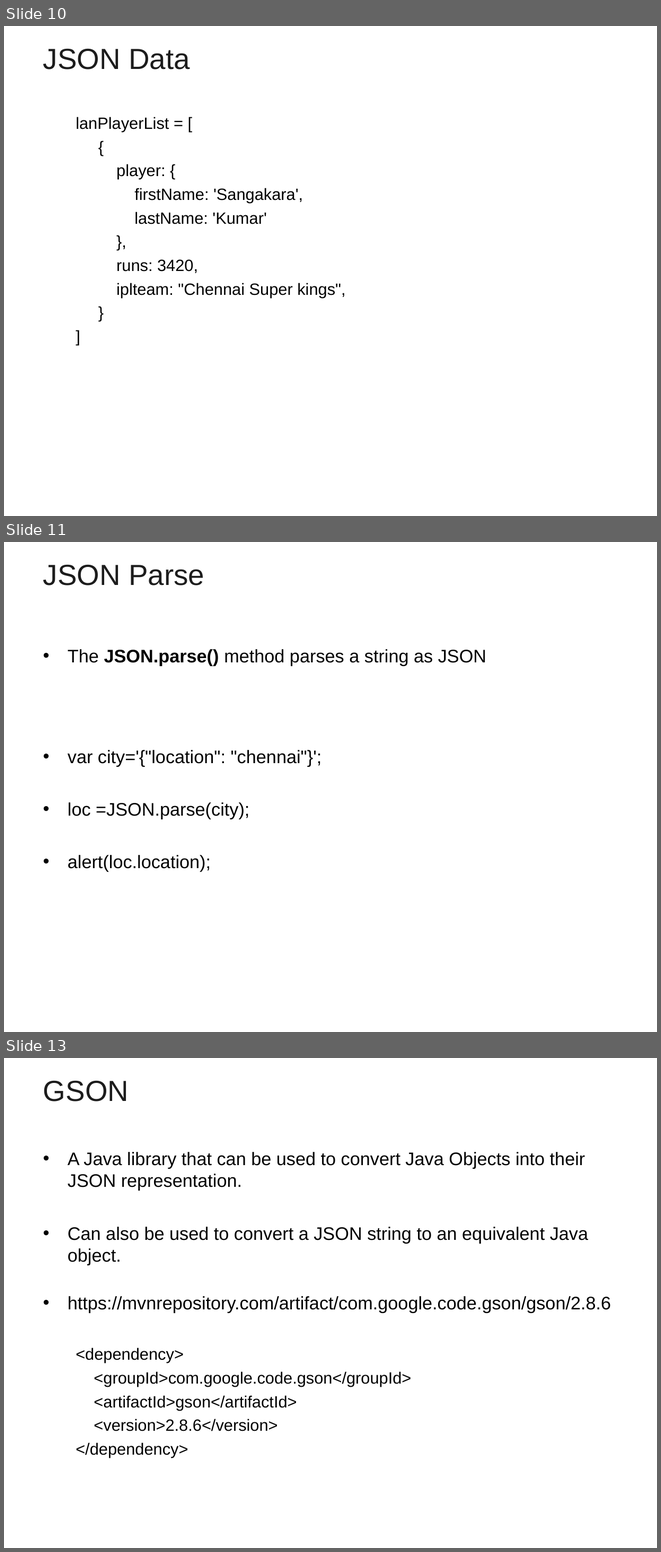
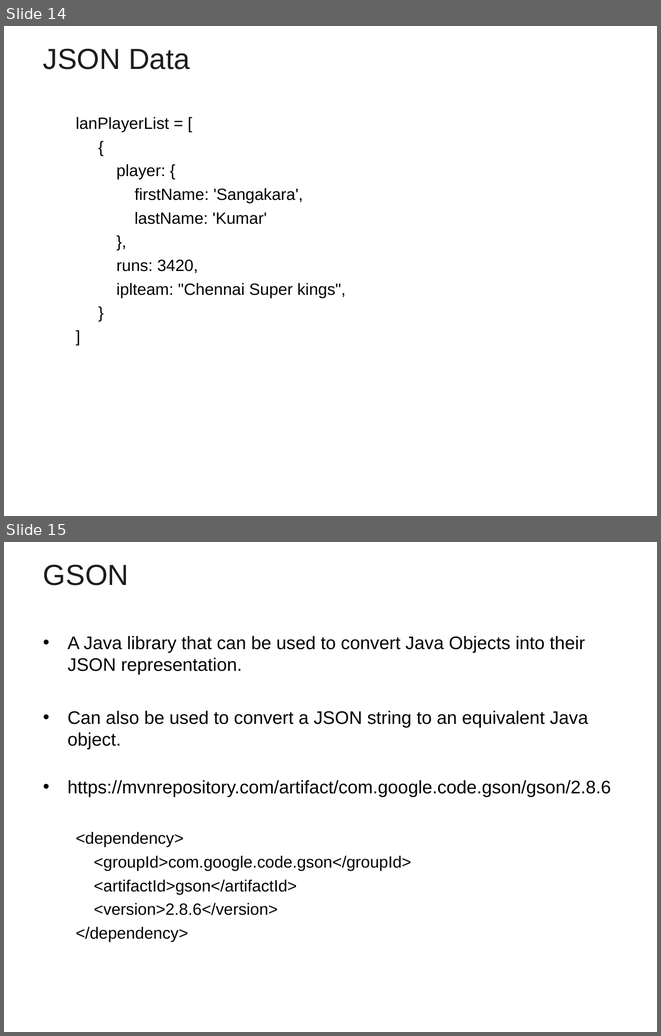
Before and after one commit to vatsank/freshers_sep_2022, a slide deck: Log4j.ppt. Shown one above the other, each under a label of ours: slides 10, 11 and 13 before the commit, slides 14 and 15 after it; the slides between them are not shown. The pictures are 661x1552 and 661x1036 pixels, drawn with LibreOffice and Linux fonts; fonts in the diff are those of the drawing; background and template pictures are left out. Boxes give left, top, right and bottom in pixels: in the first picture for what was removed or moved away, otherwise in the second. Text is boxed around its words. In the diff, an @@ line names an element or a change of style, - is before the commit and + after.

```diff
--- a/Log4j.ppt
+++ b/Log4j.ppt
@@ slide 11 removed at bbox=[4, 542, 657, 1032], background picture (left out) @@
@@ title removed at bbox=[43, 564, 204, 585] @@
-JSON Parse
@@ text removed at bbox=[68, 649, 486, 872] @@
-• The JSON.parse() method parses a string as JSON
-• var city='{"location": "chennai"}';
-• loc =JSON.parse(city);
-• alert(loc.location);
@@ what was slide 10 is now slide 14 @@
@@ what was slide 13 is now slide 15 @@
```
Also in this commit, not shown: 7 slides changed, 5 slides added, 1 other slide removed.
